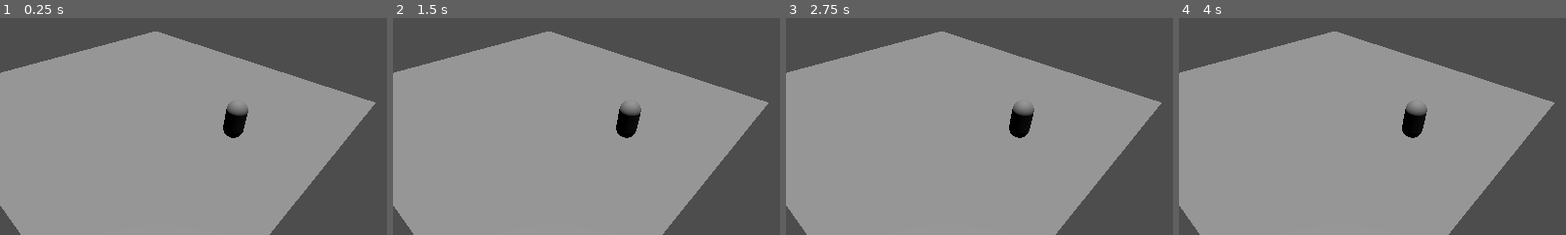
Above: before the commit, frames 1-4 (left to right).
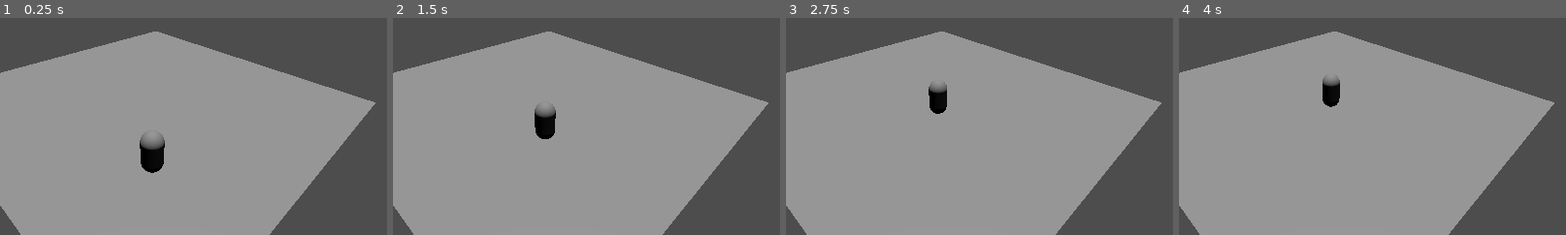
Above: after the commit, the same moments.

Repository: Shy/shy_world_cup
Game: Godot game, scene res://Game.tscn
Same seed, same stepped clock (60 frames per second), same inputs: the game is played once before the commit and once after it.
Inputs:
- Up to frame 1 (0.25 s): no input
- Up to frame 2 (1.5 s): click "Reset" at 1.25 s
- Up to frame 3 (2.75 s): no input
- Up to frame 4 (4 s): no input
The pictures show only the part of the screen within x 29-79%, y 21-71%; the shares and areas given below are measured in that part.

The runs differ from the first frame. In frame 1, 1.6% of the frame differs, in the area x 36-65%, y 38-72%; in frame 2, 1.4%; in frame 3, 1.3%; in frame 4, 1.3%.

Commit message:
unfucked navmesh

Diff:
--- a/Game.tscn
+++ b/Game.tscn
@@ -29,6 +29,6 @@
 "
 
 [node name="Racer" parent="." instance=ExtResource("3_iu4k7")]
-transform = Transform3D(1, 0, 0, 0, 1, 0, 0, 0, 1, 5.83589, 1, 0)
+transform = Transform3D(1, 0, 0, 0, 1, 0, 0, 0, 1, 5.07727, 1.10043, 4.83602)
 
 [connection signal="pressed" from="Control/Button" to="." method="_on_button_pressed"]
--- a/racer.gd
+++ b/racer.gd
@@ -1,7 +1,7 @@
 extends CharacterBody3D
 
 var movement_speed: float = 2.0
-var movement_target_position: Vector3 = Vector3(-3.0,0.0,2.0)
+var movement_target_position: Vector3 = Vector3(2.0, 0.0, 1.0)
 
 @onready var navigation_agent: NavigationAgent3D = $NavigationAgent3D
 
@@ -10,7 +10,6 @@
 	# and the navigation layout.
 	navigation_agent.path_desired_distance = 0.5
 	navigation_agent.target_desired_distance = 0.5
-
 	# Make sure to not await during _ready.
 	call_deferred("actor_setup")
 
@@ -28,9 +27,8 @@
 	if navigation_agent.is_navigation_finished():
 		print("Finished")
 		return
-
+	print("Is navigation reached: ", navigation_agent.is_target_reached())
 	var current_agent_position: Vector3 = global_position
 	var next_path_position: Vector3 = navigation_agent.get_next_path_position()
-	print(next_path_position)
 	velocity = current_agent_position.direction_to(next_path_position) * movement_speed
 	move_and_slide()
--- a/track.tscn
+++ b/track.tscn
@@ -1,27 +1,26 @@
 [gd_scene load_steps=4 format=3 uid="uid://bux1ueaawoq2x"]
 
+[sub_resource type="ConcavePolygonShape3D" id="ConcavePolygonShape3D_1b7nh"]
+data = PackedVector3Array(1, 0, 1, -1, 0, 1, 1, 0, -1, -1, 0, 1, -1, 0, -1, 1, 0, -1)
+
 [sub_resource type="NavigationMesh" id="NavigationMesh_rerdf"]
-vertices = PackedVector3Array(-9.5, 0.5, -9.5, -9.5, 0.5, 9.5, 9.5, 0.5, 9.5, 9.5, 0.5, -9.5)
+vertices = PackedVector3Array(-0.5, 0.5, -0.5, -0.5, 0.5, 0.5, 0.5, 0.5, 0.5, 0.5, 0.5, -0.5)
 polygons = [PackedInt32Array(3, 2, 0), PackedInt32Array(0, 2, 1)]
 
 [sub_resource type="PlaneMesh" id="PlaneMesh_6lkdw"]
 
-[sub_resource type="ConcavePolygonShape3D" id="ConcavePolygonShape3D_eggv6"]
-data = PackedVector3Array(1, 0, 1, -1, 0, 1, 1, 0, -1, -1, 0, 1, -1, 0, -1, 1, 0, -1)
-
 [node name="Track" type="Node3D"]
 
-[node name="StaticBody3D" type="StaticBody3D" parent="."]
+[node name="StaticBody3D2" type="StaticBody3D" parent="."]
 transform = Transform3D(10, 0, 0, 0, 10, 0, 0, 0, 10, 0, 0, 0)
 
-[node name="NavigationRegion3D" type="NavigationRegion3D" parent="StaticBody3D"]
+[node name="CollisionShape3D" type="CollisionShape3D" parent="StaticBody3D2"]
+shape = SubResource("ConcavePolygonShape3D_1b7nh")
+
+[node name="NavigationRegion3D" type="NavigationRegion3D" parent="StaticBody3D2"]
 transform = Transform3D(0.1, 0, 0, 0, 0.1, 0, 0, 0, 0.1, 0, 0, 0)
 navigation_mesh = SubResource("NavigationMesh_rerdf")
 
-[node name="MeshInstance3D" type="MeshInstance3D" parent="StaticBody3D/NavigationRegion3D"]
+[node name="MeshInstance3D" type="MeshInstance3D" parent="StaticBody3D2/NavigationRegion3D"]
 transform = Transform3D(10, 0, 0, 0, 10, 0, 0, 0, 10, 0, 0, 0)
 mesh = SubResource("PlaneMesh_6lkdw")
-
-[node name="CollisionShape3D" type="CollisionShape3D" parent="StaticBody3D"]
-transform = Transform3D(0.999288, -0.0377425, 0, 0.0377425, 0.999288, 0, 0, 0, 1, 0, 0, 0)
-shape = SubResource("ConcavePolygonShape3D_eggv6")
